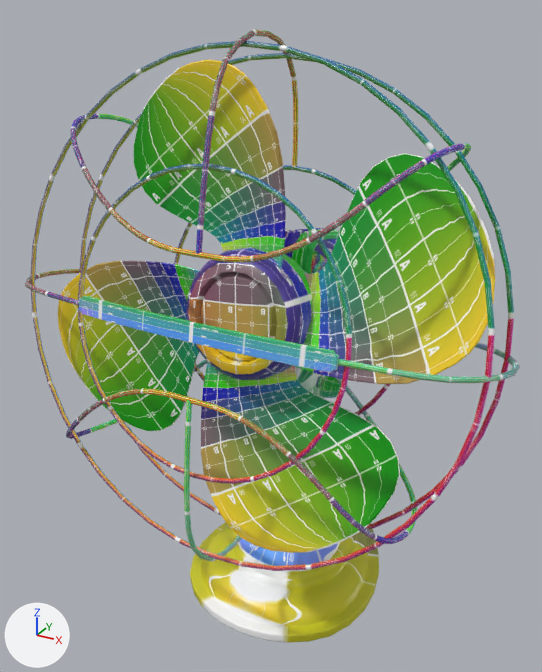
What one commit did to the glTF model vintageDeskFan/glTF/vintageDeskFan.gltf.
Camera for both pictures: a camera (50 mm lens) standing at (29.7, -57.1, 56.0) and looking at (-1.6, -0.1, 27.5). Arrows for +X, +Y and +Z are at lower left; the lights stay in place. Both versions are drawn at frame 26 of the action 'startFan'; the numbers are the values there.

Names of what the first picture shows: 'fanBase', 'fanBlade1', 'fanBlade2', 'fanBlade3', 'fanBlade4', 'fanHub', 'namePlate', 'wire1', 'wire2', 'wire3', 'wire6', 'wire7'.
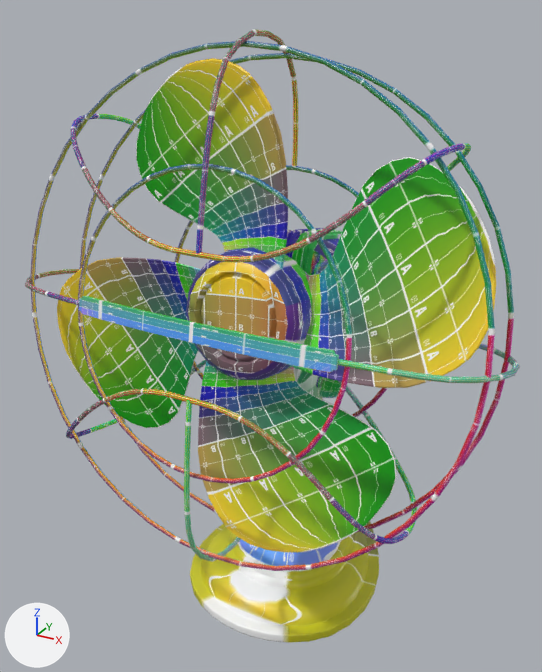
ob_fananimationnode is not drawn itself; it is the parent of ob_fanblade1, ob_fanblade2, ob_fanblade3, ob_fanblade4, ob_fanhub.

Location of each change, [x1, y1, x2, y2] in pixels of the pictures (542 x 672 px):
'fanBlade1', moved, turned: before [201, 363, 400, 553]; after [136, 58, 288, 269]
'fanBlade3', moved, turned: before [134, 60, 286, 269]; after [198, 361, 396, 552]
'fanBlade4', moved, turned: before [58, 261, 200, 431]; after [287, 157, 496, 388]
'fanBlade2', moved, turned: before [293, 153, 495, 384]; after [57, 257, 201, 428]
'fanHub', moved, turned: [186, 247, 312, 380] in both

The change in detail:
Object 'fanAnimationNode' (ob_fananimationnode) moves from (-2.681, 1.99, 57.1) to (2.054, 1.99, 3.355).
Object 'fanAnimationNode' (ob_fananimationnode) turns from (0, 174, 0) to (0, -4.4, 0) degrees about x, y and z.
